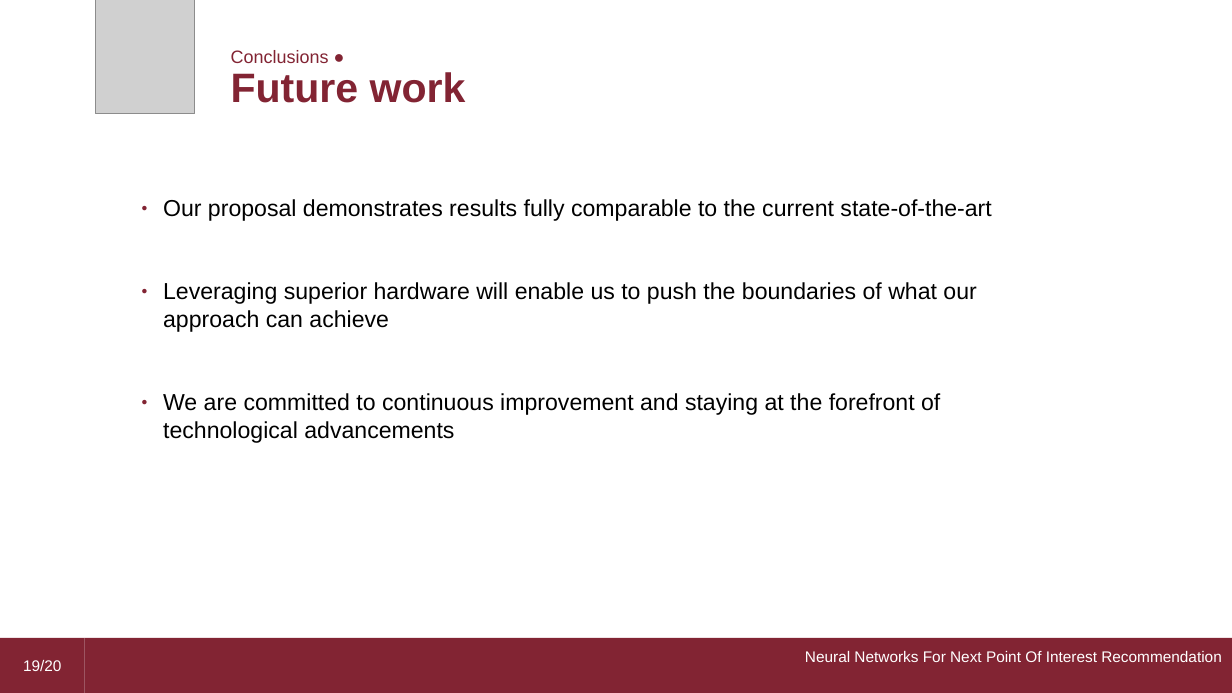
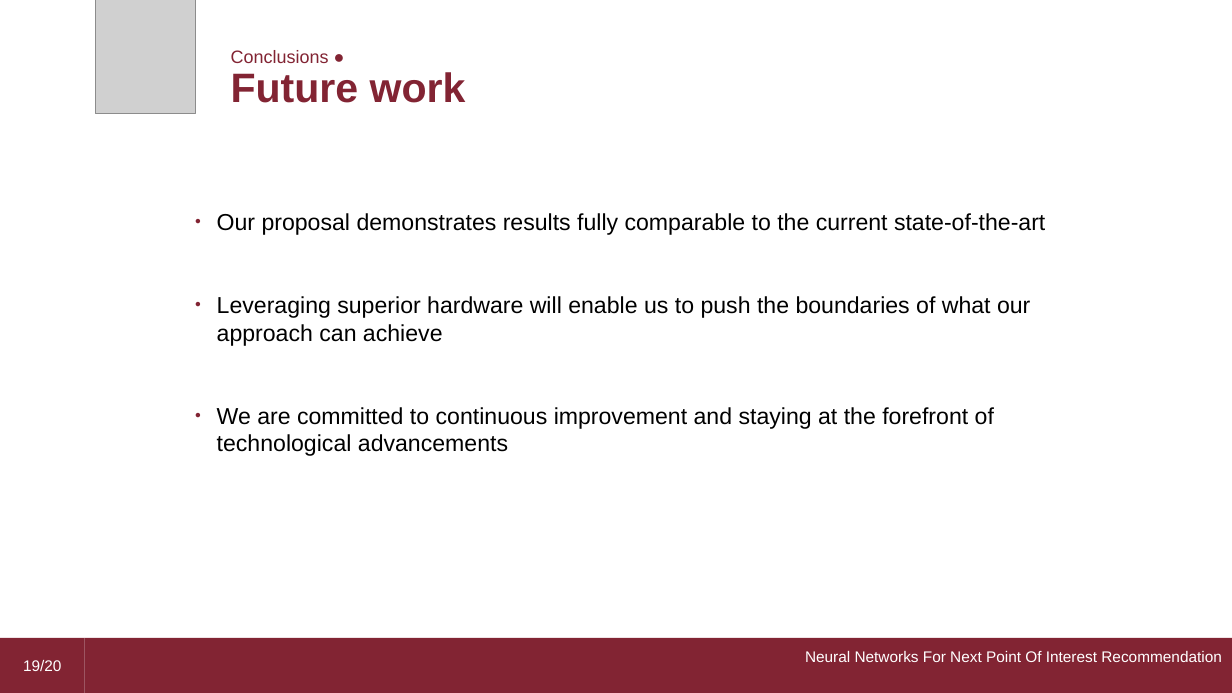
Before and after one commit to dario-loi/foursquare, a slide deck: slide 19 of presentation.pptm. Drawn at 1232x693 pixels with LibreOffice and Linux fonts; fonts in the diff are those of the drawing; grey boxes stand for pictures. Boxes give left, top, right and bottom in pixels: in the first picture for what was removed or moved away, otherwise in the second. Text is boxed around its words. In the diff, an @@ line names an element or a change of style, - is before the commit and + after.

```diff
--- a/presentation.pptm
+++ b/presentation.pptm
@@ text "Our proposal demonstrates results fully ...": place and size @@
-text "Our proposal demonstrates results fully ..." at box(163, 199, 991, 443)
+text "Our proposal demonstrates results fully ..." at box(217, 213, 1045, 456)
```
Also in this commit, not shown: 4 other slides changed.
